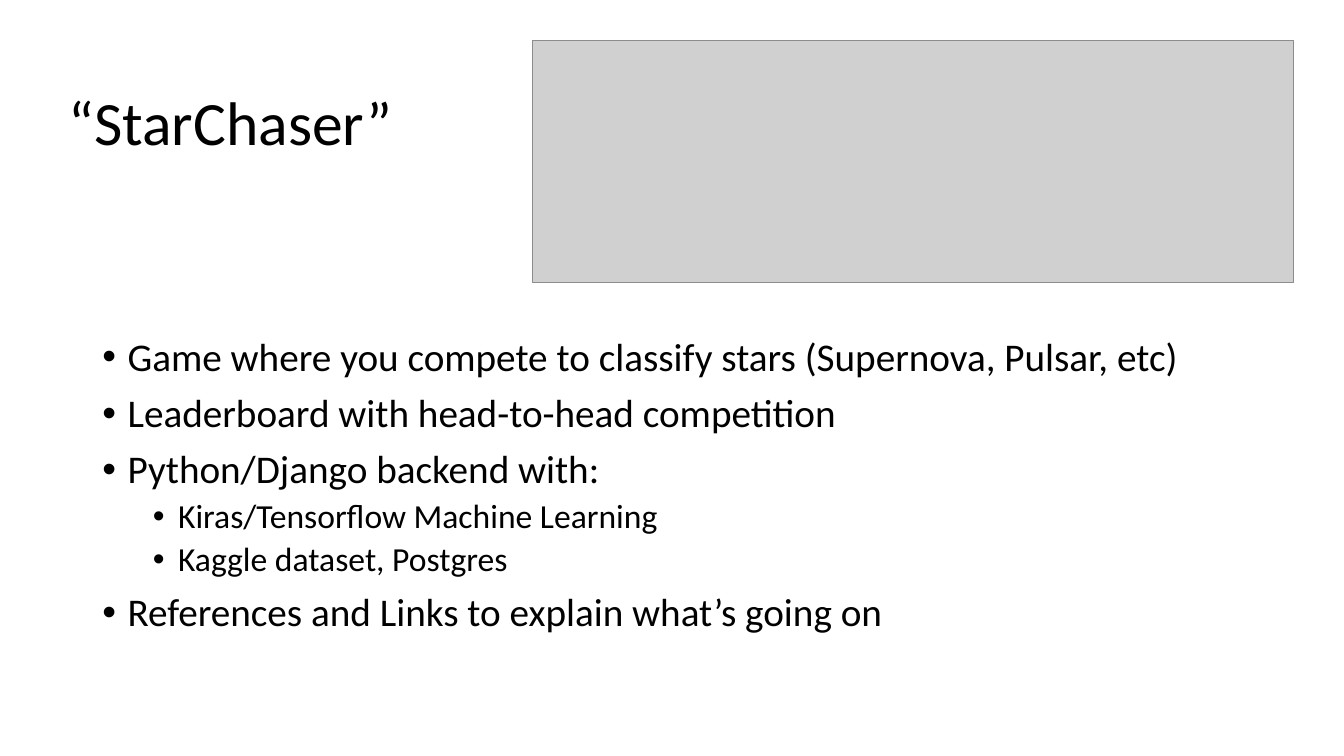
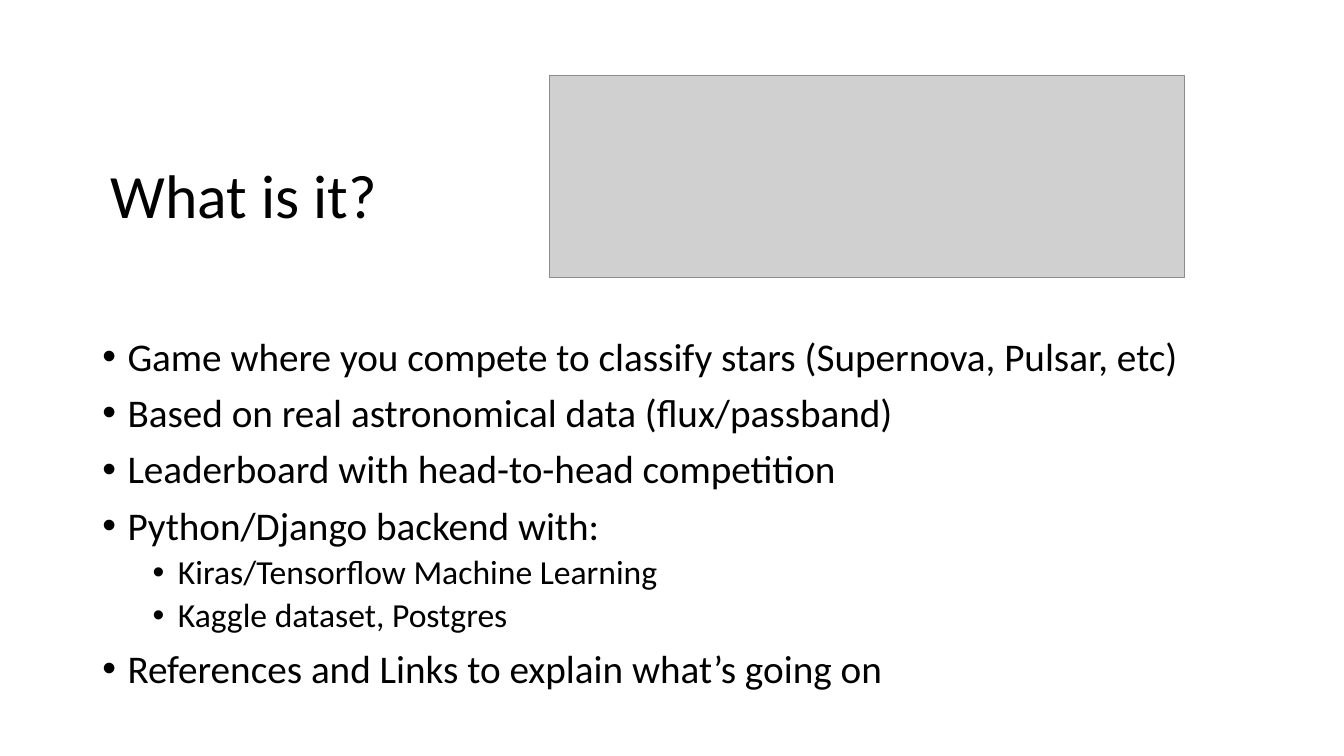
Before and after one commit to cwinsor/django_103_plasticc_and_ux, a slide deck: slide 2 of django_ML_web_app_with_postgres.pptx (slide 11 before the commit). Drawn at 1344x756 pixels with LibreOffice and Linux fonts; fonts in the diff are those of the drawing; grey boxes stand for pictures. Boxes give left, top, right and bottom in pixels: in the first picture for what was removed or moved away, otherwise in the second. Text is boxed around its words. In the diff, an @@ line names an element or a change of style, - is before the commit and + after.

```diff
--- a/django_ML_web_app_with_postgres.pptx
+++ b/django_ML_web_app_with_postgres.pptx
@@ picture resized from (x1=533, y1=40, x2=1295, y2=282) to (x1=549, y1=76, x2=1185, y2=278) @@
@@ title removed at (x1=69, y1=100, x2=393, y2=146) @@
-“StarChaser”
@@ title added at (x1=111, y1=175, x2=376, y2=219), 44 pt, text #000000 @@
+What is it?
@@ text at (x1=128, y1=398, x2=892, y2=434): paragraph added @@
+• Based on real astronomical data (flux/passband)
```
Also in this commit, not shown: 16 other slides changed, 1 slide added, 1 other file.
